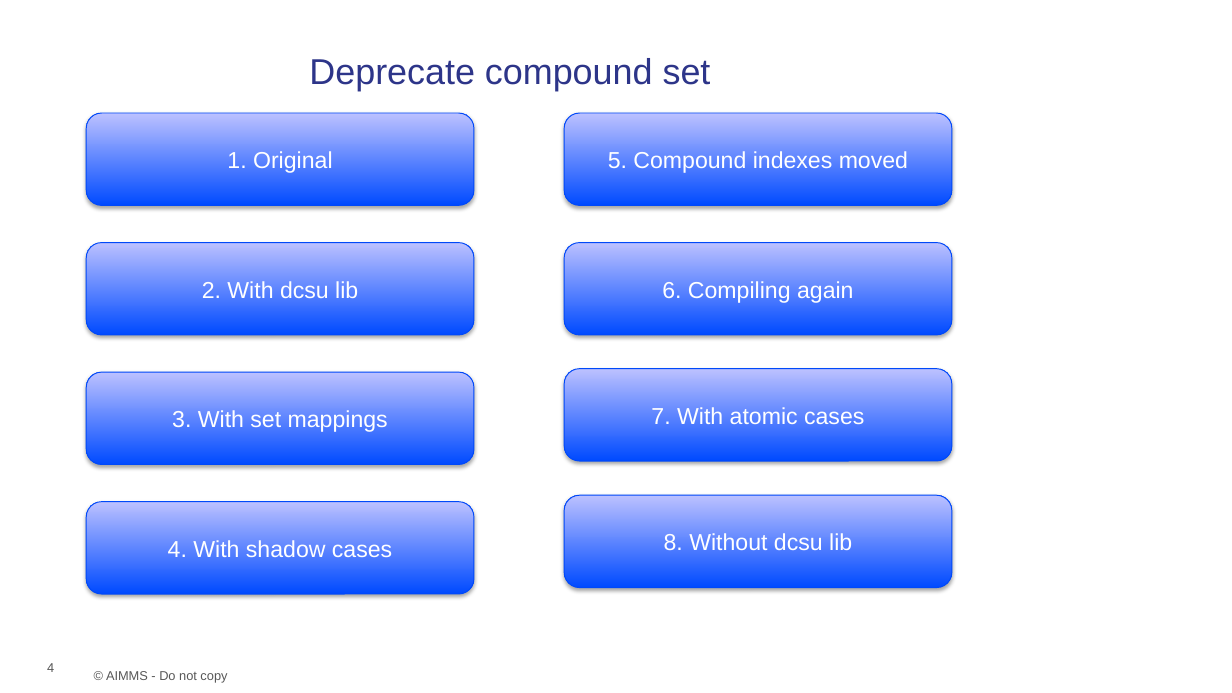
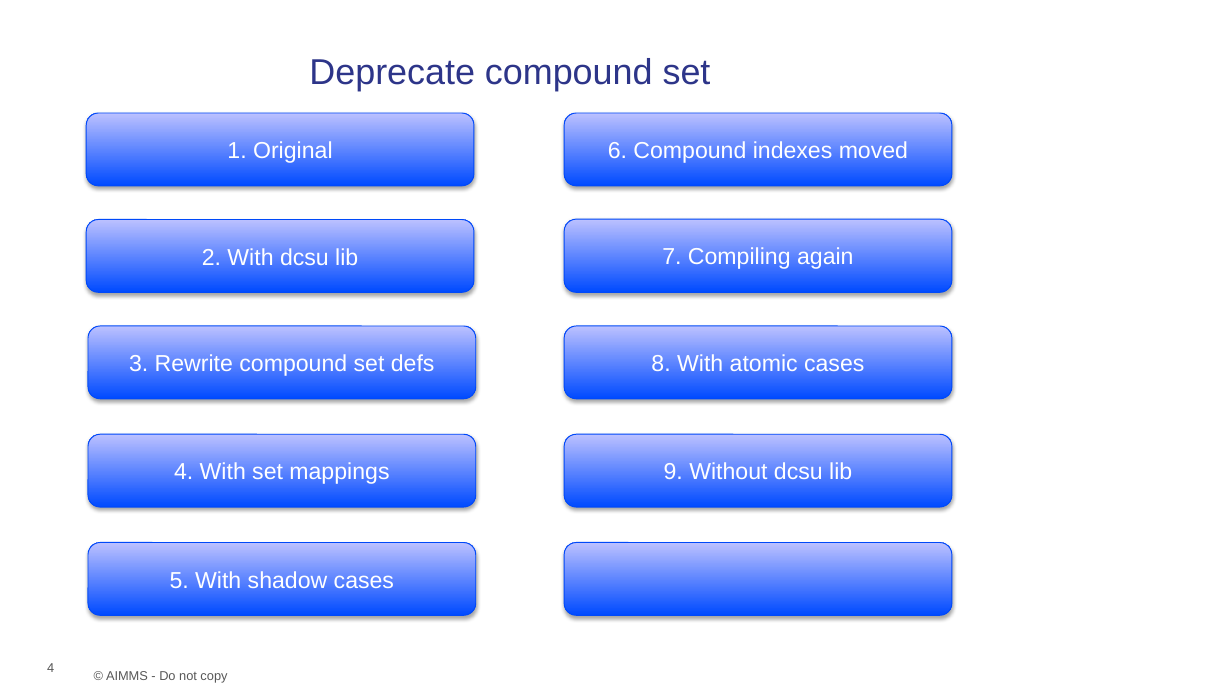
Before and after one commit to aimms/how-to, a slide deck: slide 4 of Resources/Other/CompoundSets/Images/DeprecateCompoundSets.pptx. Drawn at 1232x693 pixels with LibreOffice and Linux fonts; fonts in the diff are those of the drawing; background and template pictures are left out. Boxes give left, top, right and bottom in pixels: in the first picture for what was removed or moved away, otherwise in the second. Text is boxed around its words. In the diff, an @@ line names an element or a change of style, - is before the commit and + after.

```diff
--- a/Resources/Other/CompoundSets/Images/DeprecateCompoundSets.pptx
+++ b/Resources/Other/CompoundSets/Images/DeprecateCompoundSets.pptx
@@ rounded rectangle "1. Original": place and size @@
-rounded rectangle "1. Original" at bbox=[86, 113, 474, 205]
+rounded rectangle "1. Original" at bbox=[86, 113, 474, 186]
@@ rounded rectangle "6. Compound indexes moved": place and size @@
-rounded rectangle "6. Compound indexes moved" at bbox=[565, 113, 953, 205]
+rounded rectangle "6. Compound indexes moved" at bbox=[565, 113, 953, 186]
@@ text in rounded rectangle at bbox=[608, 141, 908, 164]: text changed @@
-5. Compound indexes moved
+6. Compound indexes moved
@@ rounded rectangle "2. With dcsu lib": place and size @@
-rounded rectangle "2. With dcsu lib" at bbox=[86, 243, 474, 335]
+rounded rectangle "2. With dcsu lib" at bbox=[86, 220, 474, 293]
@@ rounded rectangle "7. Compiling again": place and size @@
-rounded rectangle "7. Compiling again" at bbox=[565, 243, 953, 335]
+rounded rectangle "7. Compiling again" at bbox=[565, 219, 953, 292]
@@ text in rounded rectangle at bbox=[662, 247, 854, 270]: text changed @@
-6. Compiling again
+7. Compiling again
@@ rounded rectangle "3. Rewrite compound set defs": place and size @@
-rounded rectangle "3. Rewrite compound set defs" at bbox=[86, 372, 474, 465]
+rounded rectangle "3. Rewrite compound set defs" at bbox=[88, 326, 476, 399]
@@ rounded rectangle "8. With atomic cases": place and size @@
-rounded rectangle "8. With atomic cases" at bbox=[565, 369, 953, 461]
+rounded rectangle "8. With atomic cases" at bbox=[565, 326, 953, 399]
@@ text in rounded rectangle at bbox=[129, 354, 435, 377]: text changed @@
-3. With set mappings
+3. Rewrite compound set defs
@@ text in rounded rectangle at bbox=[651, 354, 864, 377]: text changed @@
-7. With atomic cases
+8. With atomic cases
@@ rounded rectangle "4. With set mappings": place and size @@
-rounded rectangle "4. With set mappings" at bbox=[86, 502, 474, 594]
+rounded rectangle "4. With set mappings" at bbox=[88, 434, 476, 507]
@@ rounded rectangle "9. Without dcsu lib": place and size @@
-rounded rectangle "9. Without dcsu lib" at bbox=[565, 495, 953, 588]
+rounded rectangle "9. Without dcsu lib" at bbox=[565, 434, 953, 507]
@@ text in rounded rectangle at bbox=[174, 462, 389, 485]: text changed @@
-4. With shadow cases
+4. With set mappings
@@ text in rounded rectangle at bbox=[664, 462, 852, 485]: text changed @@
-8. Without dcsu lib
+9. Without dcsu lib
@@ rounded rectangle added at bbox=[88, 543, 476, 616], fill gradient #004BFF to #BDC1FF, outline #0049F9 0.75 pt, 18 pt, text #FFFFFF @@
+5. With shadow cases
@@ rounded rectangle added at bbox=[565, 543, 953, 616], fill gradient #004BFF to #BDC1FF, outline #0049F9 0.75 pt @@
```
Also in this commit, not shown: 2 other files.
